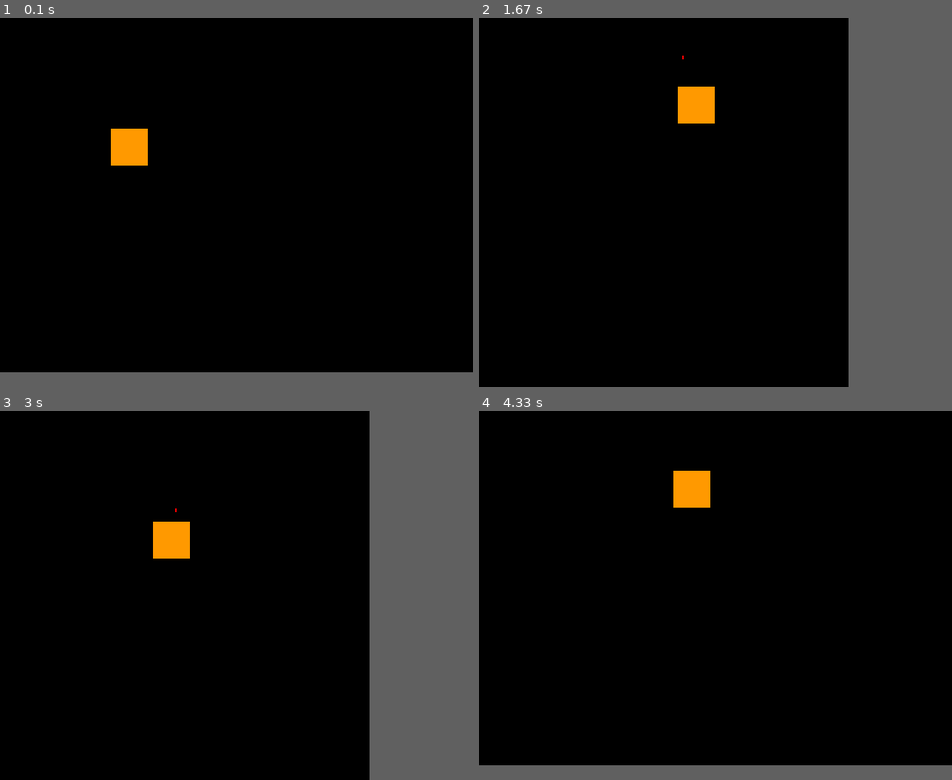
Above: before the commit, frames 1-4 (two rows, left to right).
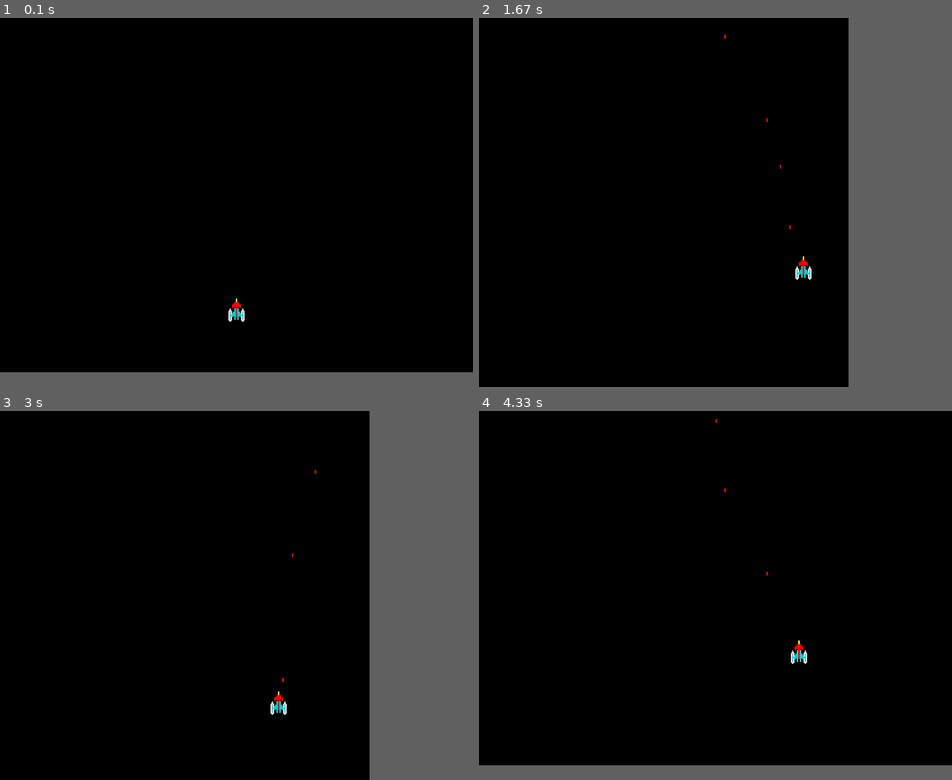
Above: after the commit, the same moments.

Repository: mefisher95/EncirlceFall2021-pygame-project
Game: pygame game, started from src/main.py
Same seed, same stepped clock (60 frames per second), same inputs: the game is played once before the commit and once after it.
Inputs:
- Up to frame 1 (0.1 s): no input
- Up to frame 2 (1.67 s): tap Space at 0.33, 0.73, 1.03, 1.23, 1.57 s; hold D 0.67-1.13 s; tap Shift at 0.82 s; hold W 1.17-1.47 s; hold D from 1.5 s (still down)
- Up to frame 3 (3 s): tap Space at 1.87, 2.07, 2.37, 2.63, 2.97 s; release D at 1.97 s; hold A 2-2.53 s; tap Shift at 2.15 s; hold S 2.57-2.87 s; hold A from 2.9 s (still down)
- Up to frame 4 (4.33 s): tap Space at 3.27, 3.4, 3.8, 4.1 s; release A at 3.3 s; hold W 3.33-3.7 s; tap Shift at 3.48 s; hold D from 3.73 s (still down); tap Right Shift at 3.88 s

The runs differ from the first frame. In frame 1, 0.9% of the frame differs, in the area x 23-52%, y 30-83%; in frame 2, 0.9%, in the area x 42-71%, y 4-71%; in frame 3, 0.9%; in frame 4, 0.9%.

Commit message:
fixed infinite lasers, added sprites for galaxian ships, discussed future goals

Diff:
--- /dev/null
+++ b/src/Laser.py
@@ -0,0 +1,42 @@
+import Surface, pygame, colors
+from pygame import Rect
+from BaseObject import BaseObject
+
+class Laser(BaseObject):
+    def __init__(self, surface: Surface, x: float, y: float) -> None:
+        super().__init__(surface, x, y)
+
+        self.rect = Rect(x, y, 2, 5)
+        self.color = list(colors.RED)
+        self.speed = 6.28
+
+        self.alive = True
+
+    def is_alive(self): return self.alive
+    def kill(self): self.alive = False
+
+    def draw(self):
+        pygame.draw.rect(self.surface.surface(), self.color, self.rect)
+
+    def move(self):
+        self.y -= self.speed
+        self.rect.y = self.y
+
+        if self.y < 0: self.kill()
+
+class Lasers:
+    def __init__(self) -> None:
+        self.lasers = []
+        return None
+
+    def draw(self):
+        for laser in self.lasers: laser.draw()
+
+    def move(self):
+        for laser in self.lasers: laser.move()
+        self.lasers = [ laser for laser in self.lasers if laser.is_alive() ]
+
+    def add(self, laser: Laser) -> None:
+        self.lasers.append(laser)
+
+    def __len__(self): return len(self.lasers)
--- /dev/null
+++ b/src/Player.py
@@ -0,0 +1,48 @@
+from pygame import constants
+import Surface, pygame
+from pygame import Rect
+from Laser import Laser
+from BaseObject import BaseObject
+from consants import width, height
+
+class Player(BaseObject):
+    def __init__(self, surface: Surface, x: float = (width / 2), y: float = height - 100) -> None:
+        super().__init__(surface, x, y)
+
+        self.image = pygame.image.load('./../images/GalaxianGalaxip.gif')
+        self.rect = self.image.get_rect()
+        self.rect.x = x - self.rect.w / 2
+        self.rect.y = y
+        self.x = self.rect.x
+
+        # self.color = list(color)
+        self.speed = 3.14
+
+    def draw(self):
+        # pygame.draw.rect(self.surface.surface(), self.color, self.rect)
+        self.surface.surface().blit(self.image, self.rect)
+    def shoot(self):
+        laser_x = self.x + self.rect.w / 2
+        laser_y = self.y - 5
+        return Laser(self.surface, laser_x, laser_y)
+
+
+    def move(self):
+        keys = pygame.key.get_pressed()
+
+        dictionary = { 'a' : True, 'b' : False }
+        dictionary['a']
+        # print(keys)
+
+        if keys[pygame.K_w] and keys[pygame.K_a]: x, y = -1, -1
+        elif keys[pygame.K_w] and keys[pygame.K_d]: x, y =  1, -1
+        elif keys[pygame.K_s] and keys[pygame.K_a]: x, y = -1, 1
+        elif keys[pygame.K_s] and keys[pygame.K_d]: x, y = 1, 1
+        elif keys[pygame.K_w]: x, y = 0, -1
+        elif keys[pygame.K_a]: x, y = -1, 0
+        elif keys[pygame.K_s]: x, y = 0, 1
+        elif keys[pygame.K_d]: x, y = 1, 0
+        else: return
+
+        self.x += x * self.speed; self.y += y * self.speed
+        self.rect.x, self.rect.y = self.x, self.y
--- a/src/Surface.py
+++ b/src/Surface.py
@@ -29,14 +29,14 @@
         return None
 
     def draw(self, iterable : list) -> None:
-        self.surface().lock()
+        # self.surface().lock()
         self.clear()
 
         for obj in iterable:
             obj.draw()
 
         pygame.display.flip()
-        self.surface().unlock()
+        # self.surface().unlock()
 
         self.__clock.tick(self.__fps)
 
--- a/src/main.py
+++ b/src/main.py
@@ -2,104 +2,19 @@
 from random import randint
 from pygame import constants
 
-from pygame.rect import Rect
-from pygame.sprite import collide_rect
-from BasicObject import BaseObject
-
+from BaseObject import BaseObject
+from Laser import Laser, Lasers
 import consants, colors
 from Surface import Surface
-
-
-
-# class BasicRect: # -> has-a relationship
-#     def __init__(self, surface, x: float, y:float, w:float, h:float, color : tuple) -> None:
-#         self.rect = Rect(x, y, w, h)
-#         self.surface = surface
-#         self.color = list(color)
-
-
-#     def draw(self):
-#         pygame.draw.rect(self.surface.surface(), self.color, self.rect)
-
-class BasicRect(BaseObject): # -> is-a relationship
-    def __init__(self, surface: Surface, x: float, y: float, w : float, h : float, color : tuple) -> None:
-        super().__init__(surface, x, y)
-        self.rect = Rect(x, y, w, h)
-        self.color = list(color)
-
-
-    def draw(self):
-        pygame.draw.rect(self.surface.surface(), self.color, self.rect)
-
-class Laser(BaseObject):
-    def __init__(self, surface: Surface, x: float, y: float) -> None:
-        super().__init__(surface, x, y)
-
-        self.rect = Rect(x, y, 2, 5)
-        self.color = list(colors.RED)
-        self.speed = 6.28
-
-
-    def draw(self):
-        pygame.draw.rect(self.surface.surface(), self.color, self.rect)
-
-    def move(self):
-        self.y -= self.speed
-        self.rect.y = self.y
-
-
-
-
-class Player(BaseObject):
-    def __init__(self, surface: Surface, x: float, y: float, w : float, h : float, color : tuple) -> None:
-        super().__init__(surface, x, y)
-        self.rect = Rect(x, y, w, h)
-        self.color = list(color)
-        self.speed = 3.14
-
-    def draw(self):
-        pygame.draw.rect(self.surface.surface(), self.color, self.rect)
-
-    def shoot(self):
-        laser_x = self.x + self.rect.w / 2
-        laser_y = self.y - 5
-        return Laser(self.surface, laser_x, laser_y)
-
-
-    def move(self):
-        keys = pygame.key.get_pressed()
-
-        dictionary = { 'a' : True, 'b' : False }
-        dictionary['a']
-        # print(keys)
-
-        if keys[pygame.K_w] and keys[pygame.K_a]: x, y = -1, -1
-        elif keys[pygame.K_w] and keys[pygame.K_d]: x, y =  1, -1
-        elif keys[pygame.K_s] and keys[pygame.K_a]: x, y = -1, 1
-        elif keys[pygame.K_s] and keys[pygame.K_d]: x, y = 1, 1
-        elif keys[pygame.K_w]: x, y = 0, -1
-        elif keys[pygame.K_a]: x, y = -1, 0
-        elif keys[pygame.K_s]: x, y = 0, 1
-        elif keys[pygame.K_d]: x, y = 1, 0
-        else: return
-
-        self.x += x * self.speed; self.y += y * self.speed
-        self.rect.x, self.rect.y = self.x, self.y
+from Player import Player
 
 
 def main():
-    # surface = pygame.display.set_mode(consants.SIZE)
-    # pygame.display.set_caption("Test Project")
-
     surface = Surface(consants.SIZE, "My new Title", 60)
-    test_obj = BasicRect(surface, 100, 100, 50, 50, colors.BLUE)
-
     surface.set_color(colors.BLACK)
 
-    # surface.set_caption("I changed the caption")
-
-    player = Player(surface, 150, 150, 50, 50, colors.ORANGE)
-    lasers = []
+    player = Player(surface)
+    lasers = Lasers()
 
     while True:
         ### Event Handling ###
@@ -111,26 +26,20 @@
             if event.type == pygame.KEYDOWN:
                 if event.key == pygame.K_LSHIFT: surface.set_size((500, 500))
                 if event.key == pygame.K_RSHIFT: surface.set_size(consants.SIZE)
-                # if event.key == pygame.K_LALT: surface.set_color(colors.RED)
-                # if event.key == pygame.K_LCTRL: surface.set_color(colors.GREEN)
                 if event.key == pygame.K_SPACE:
-                    # player_pos = player.shoot()
-                    lasers.append(player.shoot())
-                    print(len(lasers))
+                    lasers.add(player.shoot()) ### add lasers to container
+                    print(len(lasers)) #### add in len method
 
 
 
         player.move()
-        for i in lasers: i.move()
-
+        lasers.move()
+        # for laser in lasers: #### handle group movement
+        #     laser.move()
         ### object handling
 
         ### surface handling
-        # surface.surface.fill(colors.RED) # represent a color (0 - 255, 0 - 255, 0 - 255) -> r g b
-        # test_obj.draw()
-        # pygame.display.flip()
-
-        surface.draw([player] + lasers)
+        surface.draw([player] + [lasers]) # handle batch drawing
 
 
 if __name__ == "__main__": main()
Binary file added: images/GalaxianGalaxip.gif
Renamed: src/BasicObject.py -> src/BaseObject.py
